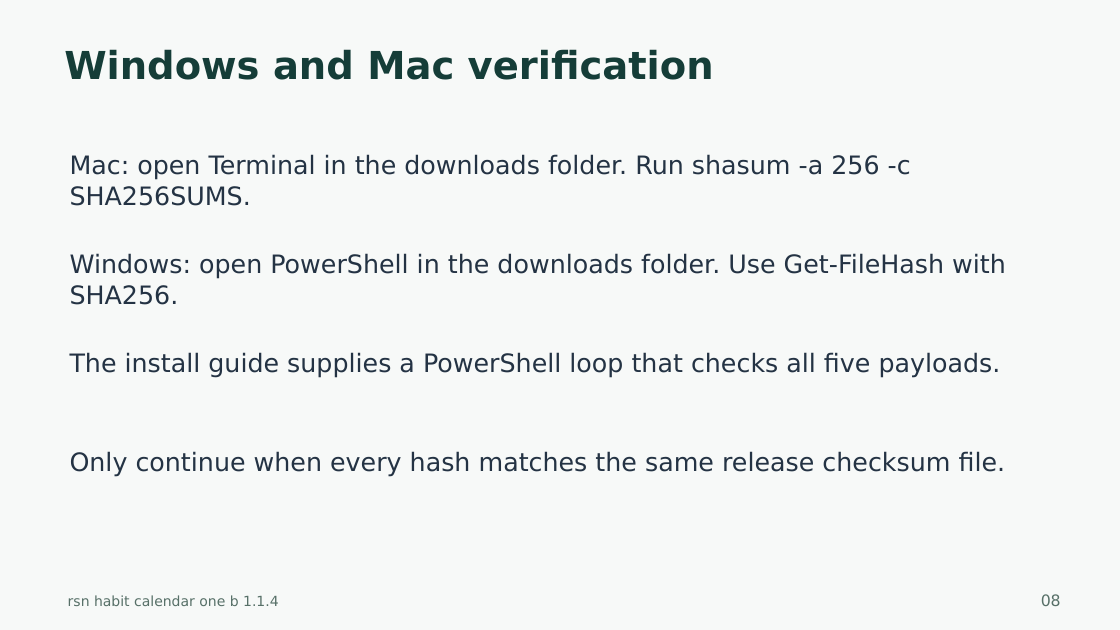
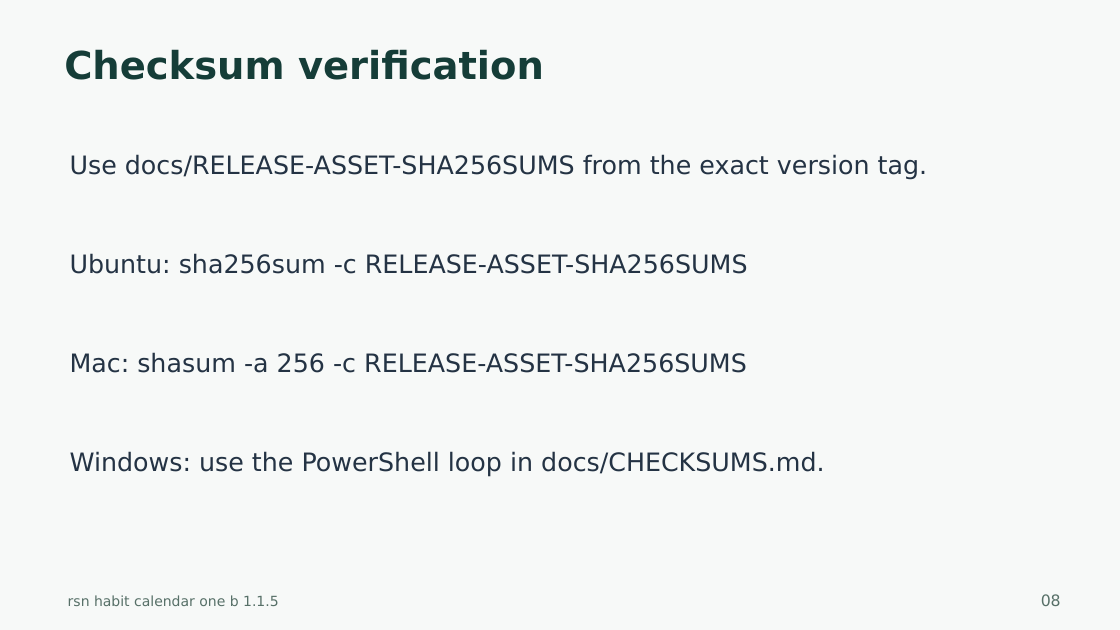
Before and after one commit to harharhari/rsn-habit-tracker-obsidian-plugin, a slide deck: slide 8 of docs/rsn-habit-calendar-one-b-tutorial.pptx. Drawn at 1120x630 pixels with LibreOffice and Linux fonts; fonts in the diff are those of the drawing. Boxes give left, top, right and bottom in pixels: in the first picture for what was removed or moved away, otherwise in the second. Text is boxed around its words. In the diff, an @@ line names an element or a change of style, - is before the commit and + after.

```diff
--- a/docs/rsn-habit-calendar-one-b-tutorial.pptx
+++ b/docs/rsn-habit-calendar-one-b-tutorial.pptx
@@ text at (64, 49, 544, 80): text changed @@
-Windows and Mac verification
+Checksum verification
@@ text at (70, 154, 928, 180): text changed @@
-Mac: open Terminal in the downloads folder. Run shasum -a 256 -c SHA256SUMS.
+Use docs/RELEASE-ASSET-SHA256SUMS from the exact version tag.
@@ text at (70, 253, 748, 274): text changed @@
-Windows: open PowerShell in the downloads folder. Use Get-FileHash with SHA256.
+Ubuntu: sha256sum -c RELEASE-ASSET-SHA256SUMS
@@ text at (70, 352, 747, 373): text changed @@
-The install guide supplies a PowerShell loop that checks all five payloads.
+Mac: shasum -a 256 -c RELEASE-ASSET-SHA256SUMS
@@ text at (70, 451, 825, 477): text changed @@
-Only continue when every hash matches the same release checksum file.
+Windows: use the PowerShell loop in docs/CHECKSUMS.md.
@@ text at (68, 595, 279, 606): text changed @@
-rsn habit calendar one b 1.1.4
+rsn habit calendar one b 1.1.5
```
Also in this commit, not shown: 35 other slides changed, 5 slides added, 2 slides removed, 41 other files.
